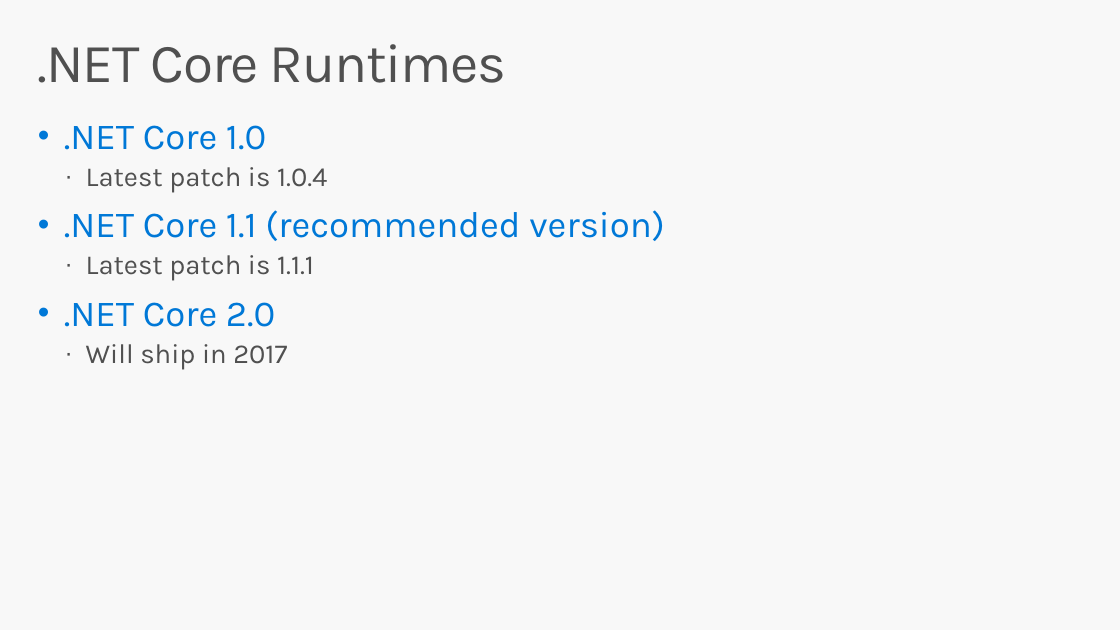
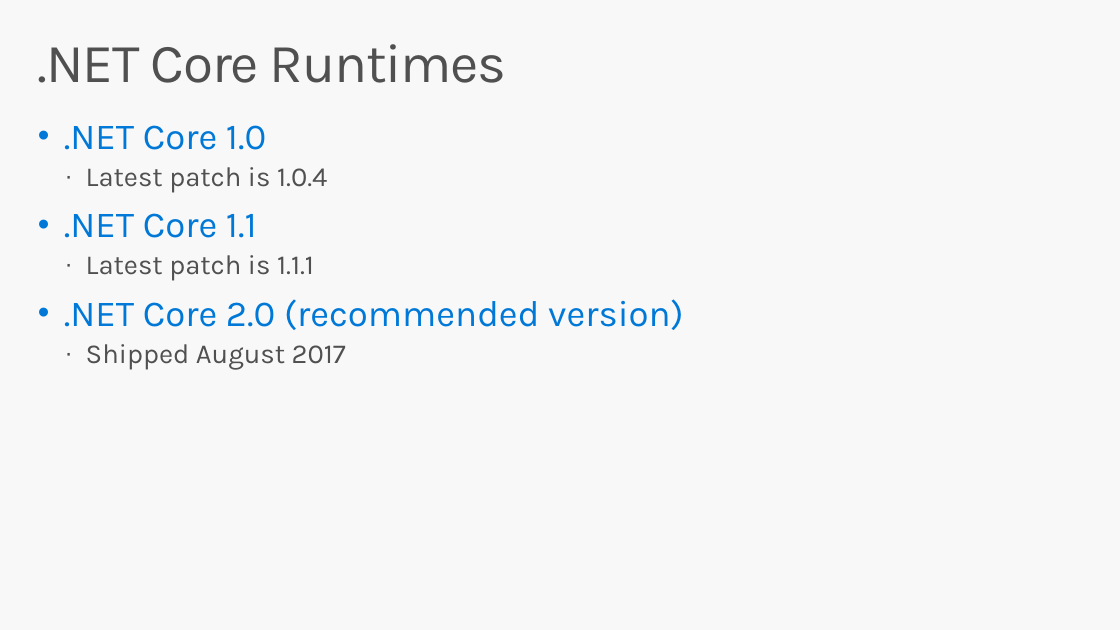
Before and after one commit to dotnet-presentations/dotnetcore-workshop, a slide deck: slide 17 of 1-Overview-Tools-Acquisition/netcore-workshop-overview-tools.pptx (slide 41 before the commit). Drawn at 1120x630 pixels with LibreOffice and Linux fonts; fonts in the diff are those of the drawing; background and template pictures are left out. Boxes give left, top, right and bottom in pixels: in the first picture for what was removed or moved away, otherwise in the second. Text is boxed around its words. In the diff, an @@ line names an element or a change of style, - is before the commit and + after.

```diff
--- a/1-Overview-Tools-Acquisition/netcore-workshop-overview-tools.pptx
+++ b/1-Overview-Tools-Acquisition/netcore-workshop-overview-tools.pptx
@@ text at (x1=64, y1=213, x2=257, y2=238): text changed @@
-• .NET Core 1.1 (recommended version)
+• .NET Core 1.1
@@ text at (x1=64, y1=299, x2=684, y2=370): text changed; size 24 to 32 pt; text colour #505050 to #0078D7 @@
-• .NET Core 2.0
-  · Will ship in 2017
+• .NET Core 2.0 (recommended version)
+  · Shipped August 2017
```
Also in this commit, not shown: 19 other slides changed, 3 slides added, 5 slides removed.
